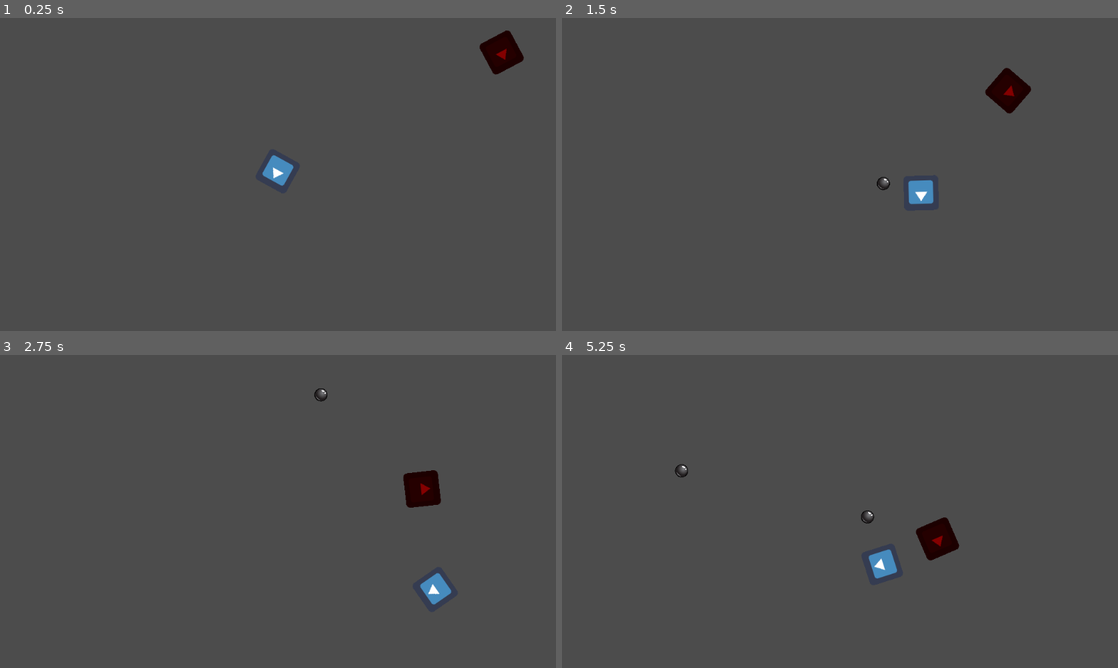
Above: before the commit, frames 1-4 (two rows, left to right).
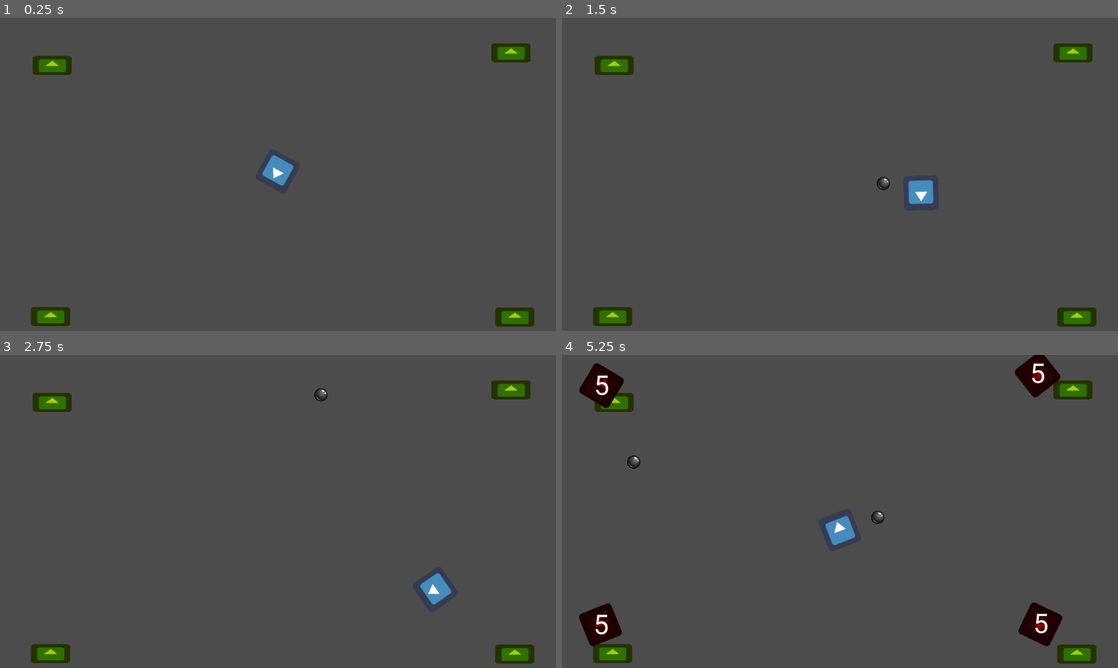
Above: after the commit, the same moments.

Repository: confusedswede/TopdownShooterGame
Game: Godot game, scene res://Scenes/game.tscn
Two runs of this game, one before a commit and one after it. Both use one fixed random seed, a clock stepped at 60 frames per second and the inputs below. The engine's default icon, where the game draws it, is replaced by a stand-in: a white triangle on a blue panel in a dark square.
Inputs (mouse positions are in pixels of both pictures, inside the frame that each line leads up to):
- Up to frame 1 (0.25 s): no input
- Up to frame 2 (1.5 s): move the mouse to (962, 165) at 0.52 s; hold Right (ui_right) 0.53-1.28 s; click (962, 165) at 0.6 s; move the mouse to (728, 196) at 1.27 s; hold Down (ui_down) from 1.28 s (still down); click (728, 196) at 1.35 s
- Up to frame 3 (2.75 s): move the mouse to (333, 445) at 2.02 s; release Down (ui_down) at 2.03 s; hold Right (ui_right) from 2.03 s (still down); click (333, 445) at 2.1 s
- Up to frame 4 (5.25 s): move the mouse to (812, 583) at 2.77 s; release Right (ui_right) at 2.78 s; hold Up (ui_up) 2.78-3.53 s; click (812, 583) at 2.85 s; move the mouse to (1006, 564) at 3.52 s; hold Left (ui_left) 3.53-5.03 s; click (1006, 564) at 3.6 s; move the mouse to (673, 467) at 4.27 s; click (673, 467) at 4.35 s; move the mouse to (867, 517) at 5.02 s; hold Down (ui_down) from 5.03 s (still down); click (867, 517) at 5.1 s

The runs differ from the first frame. In frame 1, 2.1% of the frame differs, in the area x 5-97%, y 3-99%; in frame 2, 2.4%; in frame 3, 2.4%; in frame 4, 5.9%, in the area x 3-97%, y 0-99%.

Commit message:
Added enemy spawners and enemy health indicators

Diff:
--- a/Top down shooter/Scenes/enemy.tscn
+++ b/Top down shooter/Scenes/enemy.tscn
@@ -1,12 +1,19 @@
-[gd_scene load_steps=4 format=2]
+[gd_scene load_steps=6 format=2]
 
 [ext_resource path="res://Scripts/enemy.gd" type="Script" id=1]
 [ext_resource path="res://Art/icon.png" type="Texture" id=2]
+[ext_resource path="res://Extra/Roboto-Regular.ttf" type="DynamicFontData" id=3]
 
 [sub_resource type="RectangleShape2D" id=1]
 extents = Vector2( 32.4473, 31.9437 )
 
-[node name="enemy" type="KinematicBody2D"]
+[sub_resource type="DynamicFont" id=2]
+size = 50
+font_data = ExtResource( 3 )
+
+[node name="enemy" type="KinematicBody2D" groups=[
+"enemies",
+]]
 position = Vector2( 506, 255 )
 script = ExtResource( 1 )
 
@@ -23,4 +30,15 @@
 
 [node name="CollisionShape2D2" type="CollisionShape2D" parent="enemyHB"]
 shape = SubResource( 1 )
+
+[node name="Label" type="Label" parent="."]
+anchor_right = 0.43
+margin_left = -32.0
+margin_top = -31.0
+margin_right = 34.0
+margin_bottom = 34.0
+rect_pivot_offset = Vector2( 32, 32 )
+custom_fonts/font = SubResource( 2 )
+align = 1
+valign = 1
 [connection signal="area_entered" from="enemyHB" to="." method="on_bullet_hit"]
--- a/Top down shooter/Scenes/game.tscn
+++ b/Top down shooter/Scenes/game.tscn
@@ -2,7 +2,7 @@
 
 [ext_resource path="res://Scripts/Player.gd" type="Script" id=1]
 [ext_resource path="res://Art/icon.png" type="Texture" id=2]
-[ext_resource path="res://Scenes/enemy.tscn" type="PackedScene" id=3]
+[ext_resource path="res://Scenes/spawner.tscn" type="PackedScene" id=3]
 
 [sub_resource type="RectangleShape2D" id=1]
 
@@ -19,5 +19,14 @@
 [node name="Sprite" type="Sprite" parent="Player/CollisionShape2D"]
 texture = ExtResource( 2 )
 
-[node name="enemy" parent="." instance=ExtResource( 3 )]
-position = Vector2( 946, 52 )
+[node name="Spawner" parent="." instance=ExtResource( 3 )]
+position = Vector2( 51, 44.5 )
+
+[node name="Spawner2" parent="." instance=ExtResource( 3 )]
+position = Vector2( 903, 509.5 )
+
+[node name="Spawner3" parent="." instance=ExtResource( 3 )]
+position = Vector2( 48, 508.5 )
+
+[node name="Spawner4" parent="." instance=ExtResource( 3 )]
+position = Vector2( 896, 21.5 )
--- /dev/null
+++ b/Top down shooter/Scenes/grenade.tscn
@@ -0,0 +1,23 @@
+[gd_scene load_steps=4 format=2]
+
+[ext_resource path="res://Scripts/Grenade.gd" type="Script" id=1]
+[ext_resource path="res://Art/bullet4.png" type="Texture" id=2]
+
+[sub_resource type="CircleShape2D" id=1]
+radius = 110.198
+
+[node name="Grenade" type="Area2D"]
+script = ExtResource( 1 )
+
+[node name="CollisionShape2D" type="CollisionShape2D" parent="."]
+shape = SubResource( 1 )
+
+[node name="Sprite" type="Sprite" parent="."]
+modulate = Color( 1, 0, 0, 1 )
+scale = Vector2( 0.1, 0.1 )
+texture = ExtResource( 2 )
+
+[node name="Timer" type="Timer" parent="."]
+autostart = true
+[connection signal="area_entered" from="." to="." method="_on_Grenade_area_entered"]
+[connection signal="timeout" from="Timer" to="." method="_on_Timer_timeout"]
--- /dev/null
+++ b/Top down shooter/Scenes/spawner.tscn
@@ -0,0 +1,19 @@
+[gd_scene load_steps=3 format=2]
+
+[ext_resource path="res://Scripts/spawner.gd" type="Script" id=1]
+[ext_resource path="res://Art/icon.png" type="Texture" id=2]
+
+[node name="Spawner" type="Node2D"]
+script = ExtResource( 1 )
+
+[node name="Sprite" type="Sprite" parent="."]
+modulate = Color( 0.733333, 1, 0, 1 )
+self_modulate = Color( 0.909804, 0.811765, 0, 1 )
+position = Vector2( 45, 43 )
+scale = Vector2( 1.11111, 0.555556 )
+texture = ExtResource( 2 )
+
+[node name="Timer" type="Timer" parent="."]
+wait_time = 5.0
+autostart = true
+[connection signal="timeout" from="Timer" to="." method="_on_timeout"]
--- /dev/null
+++ b/Top down shooter/Scripts/Grenade.gd
@@ -0,0 +1,10 @@
+extends Area2D
+
+
+
+func _on_Grenade_area_entered(area):
+
+
+
+func _on_Timer_timeout():
+	pass
--- a/Top down shooter/Scripts/enemy.gd
+++ b/Top down shooter/Scripts/enemy.gd
@@ -13,6 +13,9 @@
 	move_and_collide(dir * speed * delta)
 	look_at(player.position)
 
+	$Label.set_text(String(health))
+	$Label.set_rotation(-self.rotation)
+
 	if (health <= 0):
 		queue_free()
 
--- /dev/null
+++ b/Top down shooter/Scripts/spawner.gd
@@ -0,0 +1,9 @@
+extends Node2D
+
+onready var Enemy = load("res://Scenes/enemy.tscn")
+
+
+func _on_timeout():
+	var enemy = Enemy.instance()
+	enemy.position = get_position()
+	get_parent().add_child(enemy)
Binary file added: Top down shooter/Extra/Roboto-Regular.ttf
